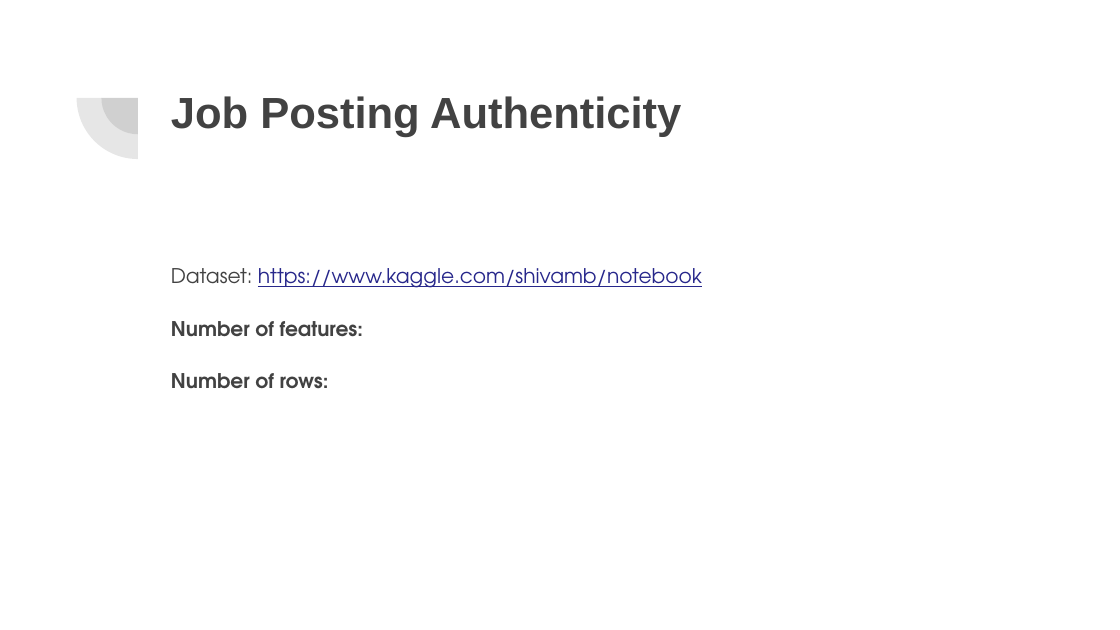
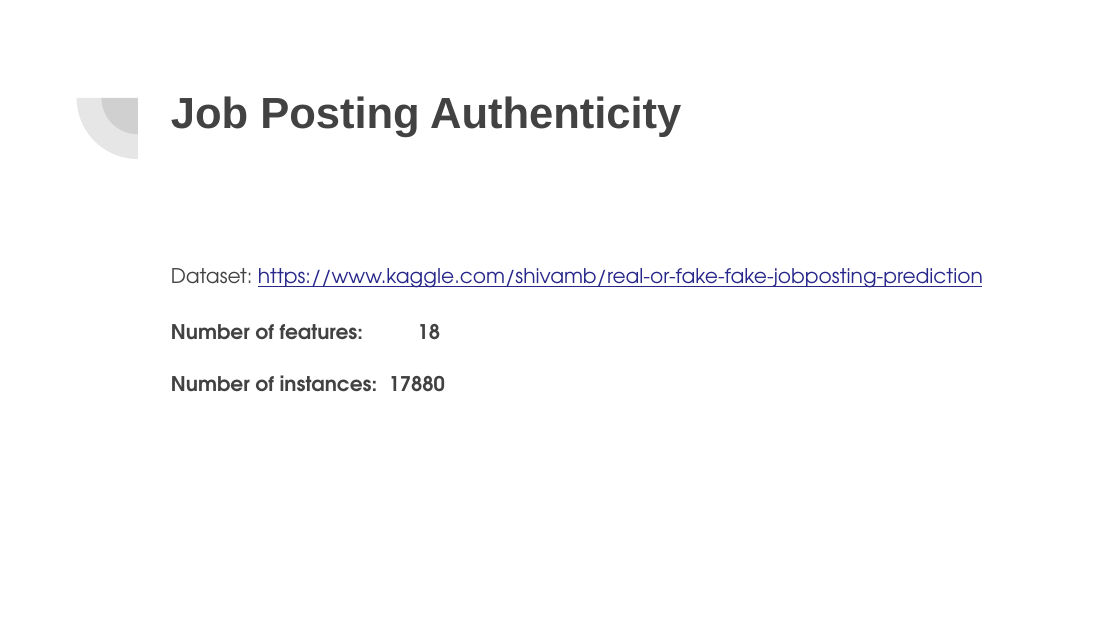
Before and after one commit to shpatgashi/machine_learning_experiments, a slide deck: slide 32 of Machine Learning.pptx. Drawn at 1120x630 pixels with LibreOffice and Linux fonts; fonts in the diff are those of the drawing. Boxes give left, top, right and bottom in pixels: in the first picture for what was removed or moved away, otherwise in the second. Text is boxed around its words. In the diff, an @@ line names an element or a change of style, - is before the commit and + after.

Commit message:
Update powerpoint

```diff
--- a/Machine Learning.pptx
+++ b/Machine Learning.pptx
@@ text at [171, 268, 983, 392]: text changed @@
-Dataset: https://www.kaggle.com/shivamb/notebook
-Number of features:
-Number of rows:
+Dataset: https://www.kaggle.com/shivamb/real-or-fake-fake-jobposting-prediction
+Number of features: 18
+Number of instances: 17880
```
Also in this commit, not shown: 1 other slide changed, 2 slides added, 1 other file.
